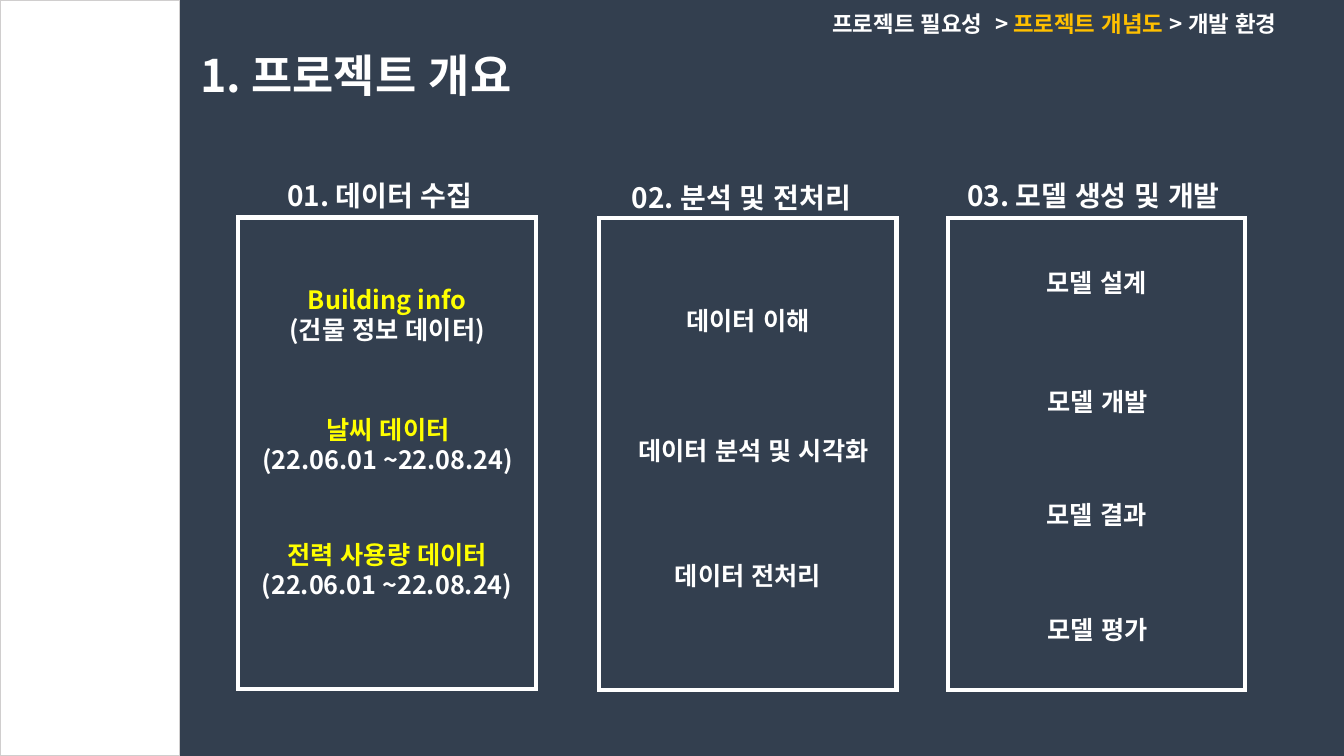
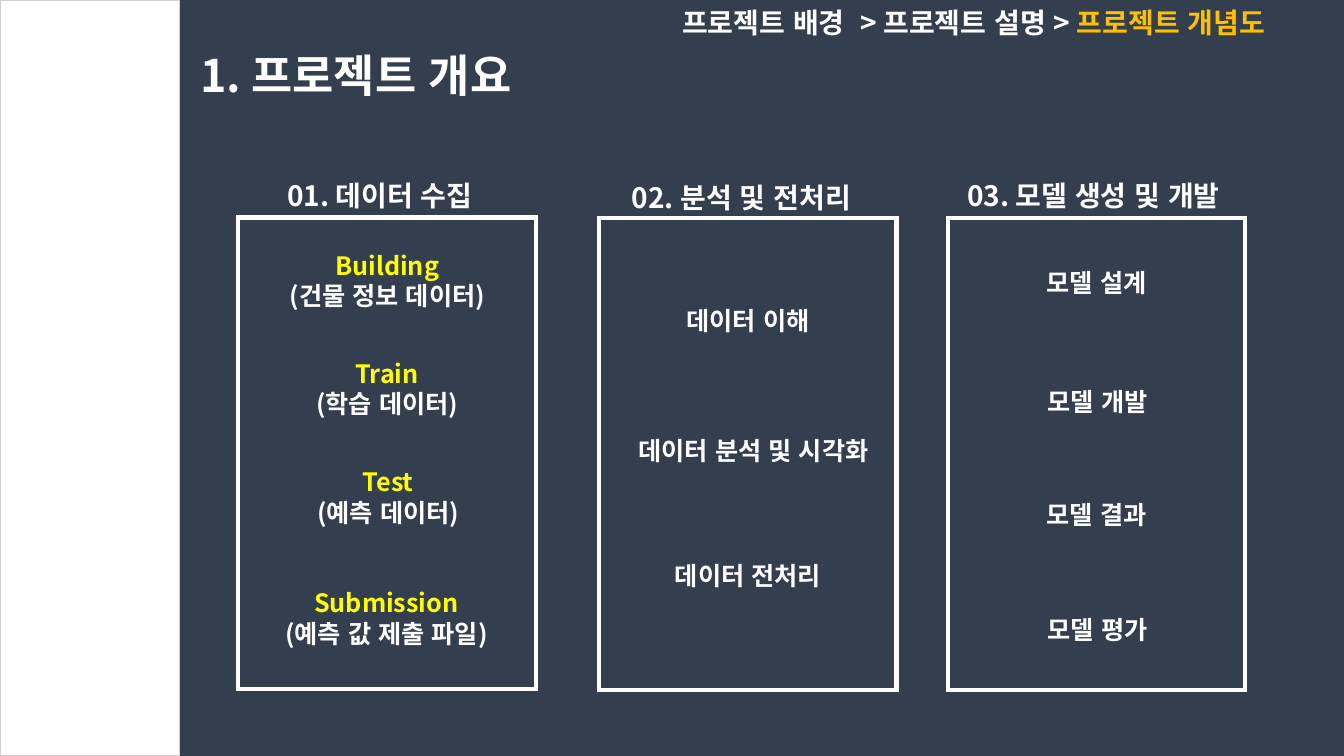
Before and after one commit to dongkieric98/-, a slide deck: slide 6 of electricity.pptx (slide 5 before the commit). Drawn at 1344x756 pixels with LibreOffice and Linux fonts; fonts in the diff are those of the drawing. Boxes give left, top, right and bottom in pixels: in the first picture for what was removed or moved away, otherwise in the second. Text is boxed around its words. In the diff, an @@ line names an element or a change of style, - is before the commit and + after.

Commit message:
ppt 추가 작업, submission 파일 추가

```diff
--- a/electricity.pptx
+++ b/electricity.pptx
@@ text at bbox=[682, 9, 1265, 36]: text changed; size 16 to 20 pt @@
-프로젝트 필요성 > 프로젝트 개념도 > 개발 환경
+프로젝트 배경 > 프로젝트 설명 > 프로젝트 개념도
@@ text "Building": place and size @@
-text "Building" at bbox=[289, 288, 485, 344]
+text "Building" at bbox=[290, 254, 485, 310]
@@ text at bbox=[335, 254, 439, 281]: text changed @@
-Building info
+Building
@@ text added at bbox=[316, 362, 458, 418], 18 pt, text #FFFFFF, bold @@
+Train
+(학습 데이터)
@@ text at bbox=[317, 472, 459, 527]: text changed @@
-날씨 데이터
-(22.06.01 ~22.08.24)
+Test
+(예측 데이터)
@@ text removed at bbox=[262, 543, 512, 599] @@
-전력 사용량 데이터
-(22.06.01 ~22.08.24)
@@ text added at bbox=[285, 591, 488, 648], 18 pt, text #FFFF00, bold @@
+Submission
+(예측 값 제출 파일)
```
Also in this commit, not shown: 8 other slides changed, 15 slides added, 4 other files.
